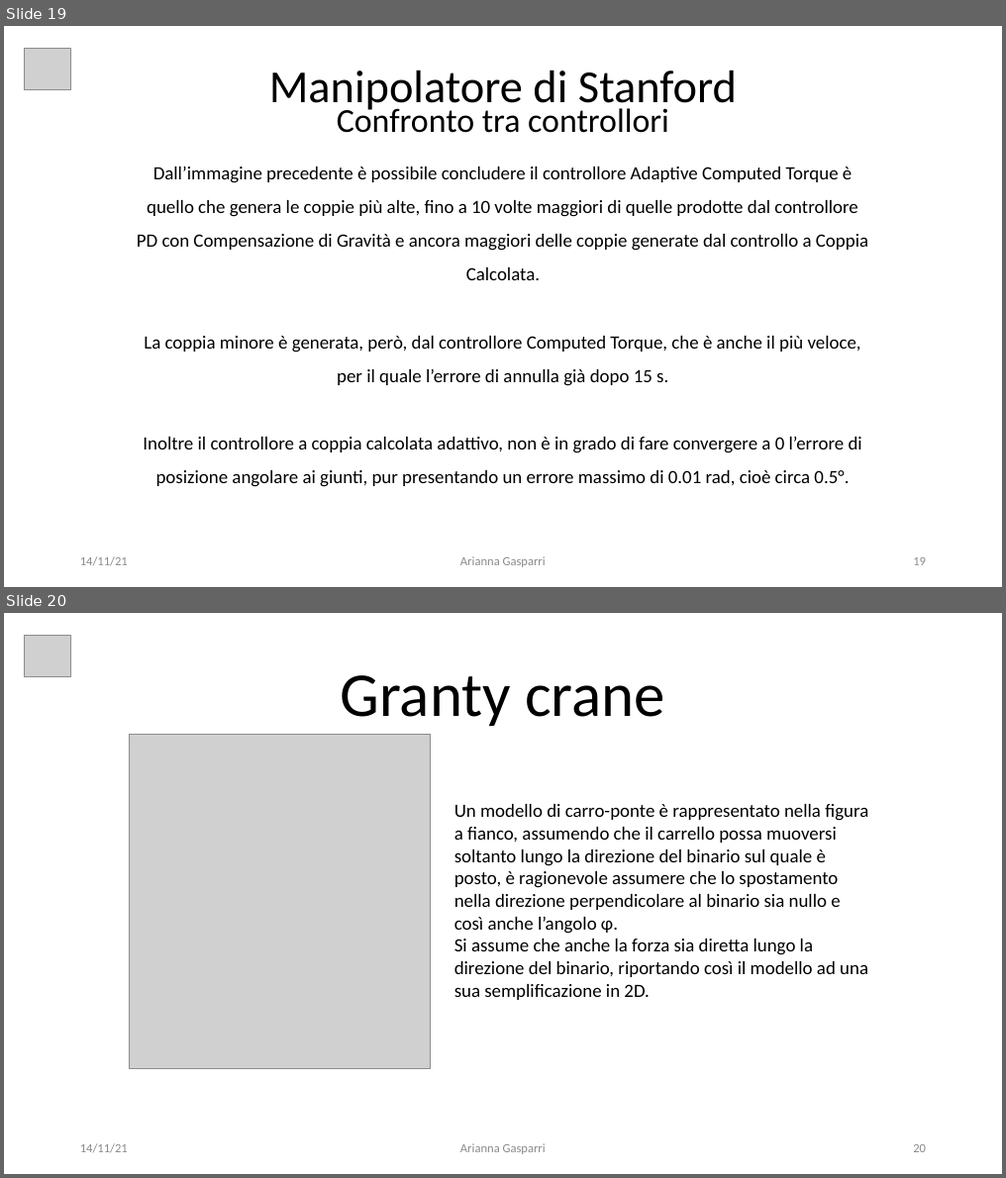
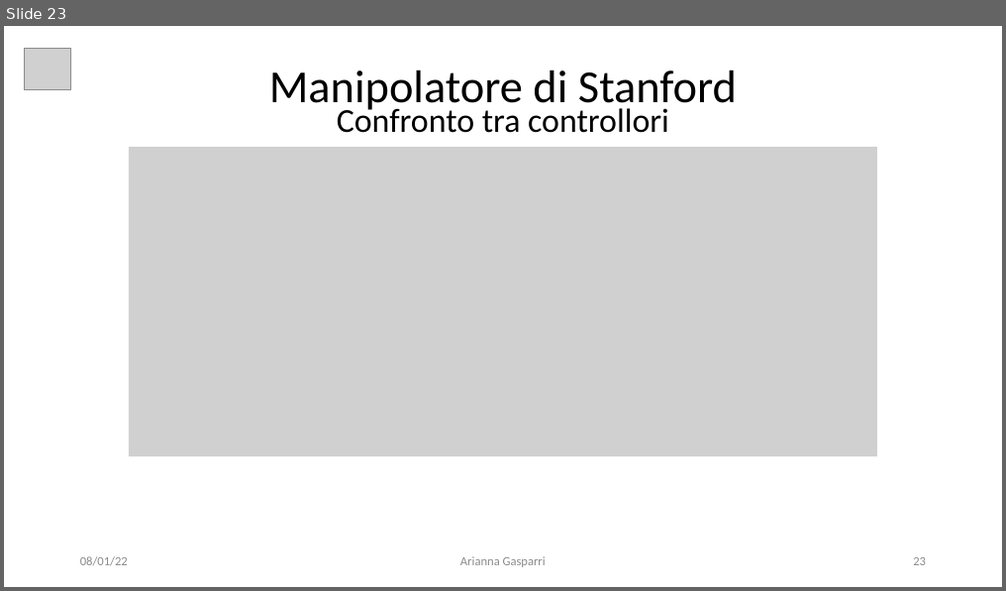
Before and after one commit to giga487/BicchiGas, a slide deck: Relazione/Presentazione.pptx. Shown one above the other, each under a label of ours: slides 19 and 20 before the commit, slide 23 after it. The pictures are 1006x1178 and 1006x591 pixels, drawn with LibreOffice and Linux fonts; fonts in the diff are those of the drawing; grey boxes stand for pictures. Boxes give left, top, right and bottom in pixels: in the first picture for what was removed or moved away, otherwise in the second. Text is boxed around its words. In the diff, an @@ line names an element or a change of style, - is before the commit and + after.

```diff
--- a/Relazione/Presentazione.pptx
+++ b/Relazione/Presentazione.pptx
@@ slide 20 removed at (4,613,1002,1174), background #FFFFFF @@
@@ picture removed at (24,635,70,677) @@
@@ title removed at (341,675,665,726) @@
-Granty crane
@@ picture removed at (129,734,431,1068) @@
@@ text removed at (454,804,868,1000) @@
-Un modello di carro-ponte è rappresentato nella figura a fianco, assumendo che il carrello possa muoversi soltanto lungo la direzione del binario sul quale è posto, è ragionevole assumere che lo spostamento nella direzione perpendicolare al binario sia nullo e così anche l’angolo ɸ.
-Si assume che anche la forza sia diretta lungo la direzione del binario, riportando così il modello ad una sua semplificazione in 2D.
@@ text removed at (80,1144,128,1154) @@
-14/11/21
@@ text removed at (460,1144,546,1155) @@
-Arianna Gasparri
@@ page number removed at (913,1145,926,1153) @@
-20
@@ what was slide 19 is now slide 23 @@
@@ slide 23 changed as well @@
@@ picture added at (129,147,877,457) @@
@@ text removed at (137,167,868,487) @@
-Dall’immagine precedente è possibile concludere il controllore Adaptive Computed Torque è quello che genera le coppie più alte, fino a 10 volte maggiori di quelle prodotte dal controllore PD con Compensazione di Gravità e ancora maggiori delle coppie generate dal controllo a Coppia Calcolata.
-La coppia minore è generata, però, dal controllore Computed Torque, che è anche il più veloce, per il quale l’errore di annulla già dopo 15 s.
-Inoltre il controllore a coppia calcolata adattivo, non è in grado di fare convergere a 0 l’errore di posizione angolare ai giunti, pur presentando un errore massimo di 0.01 rad, cioè circa 0.5°.
@@ text at (80,557,128,567): text changed @@
-14/11/21
+08/01/22
@@ page number at (913,558,926,566): text changed @@
-19
+23
```
Also in this commit, not shown: 23 other slides changed, 14 slides added, 2 other slides removed, 44 other files.
